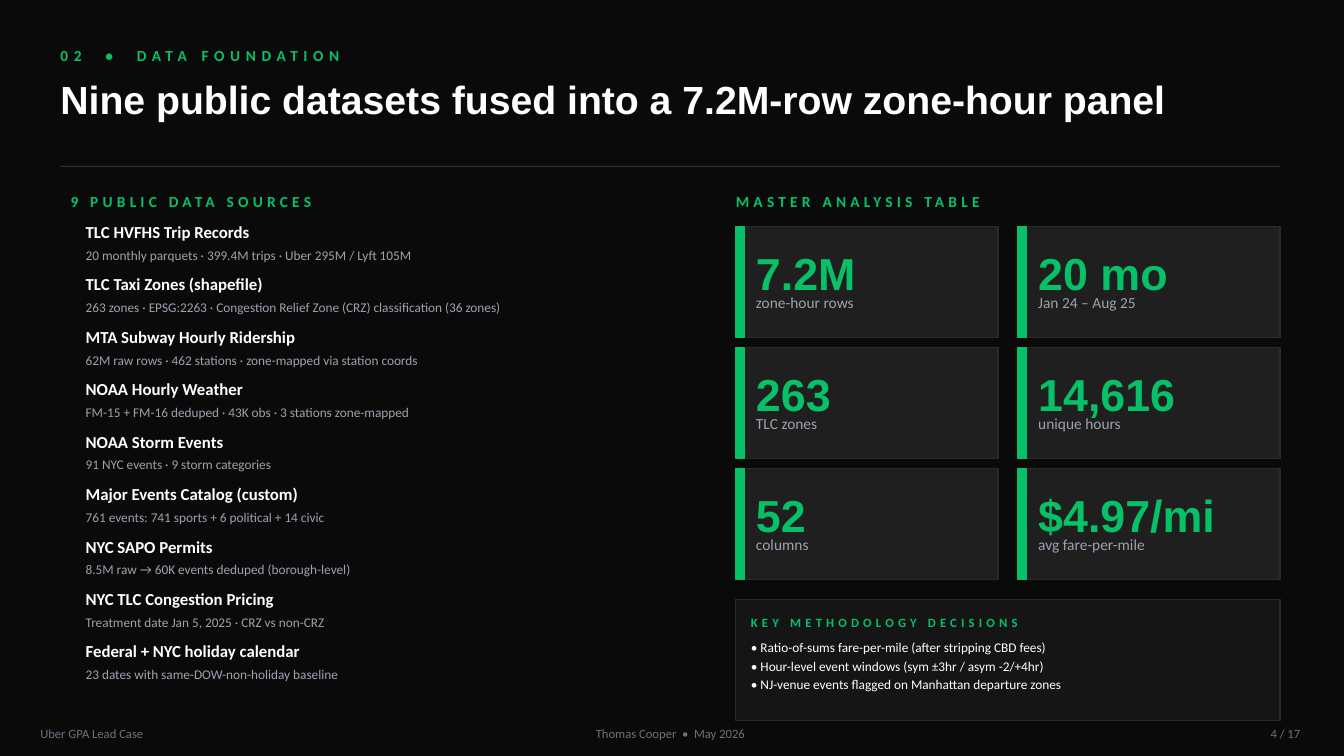
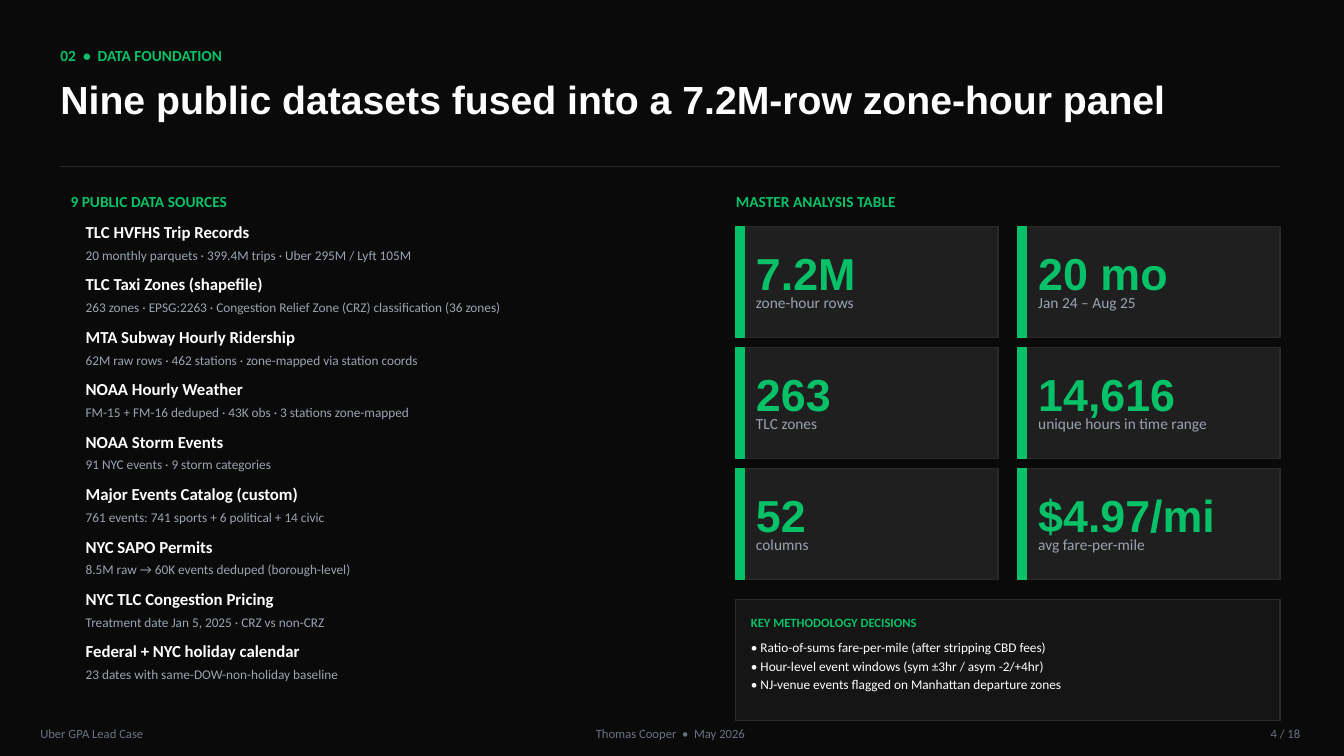
Before and after one commit to Tcooper4/UBER, a slide deck: slide 4 of deck/Cooper_Uber_GPA_Case_Deck.pptx. Drawn at 1344x756 pixels with LibreOffice and Linux fonts; fonts in the diff are those of the drawing. Boxes give left, top, right and bottom in pixels: in the first picture for what was removed or moved away, otherwise in the second. Text is boxed around its words. In the diff, an @@ line names an element or a change of style, - is before the commit and + after.

```diff
--- a/deck/Cooper_Uber_GPA_Case_Deck.pptx
+++ b/deck/Cooper_Uber_GPA_Case_Deck.pptx
@@ text "02 • DATA FOUNDATION" at bbox=[60, 51, 222, 61]: letter spacing 4 to 0 pt @@
@@ text at bbox=[1038, 416, 1206, 432]: text changed @@
-unique hours
+unique hours in time range
@@ letter spacing 3 to 0 pt in 3 elements at bbox=[71, 197, 227, 207], bbox=[736, 197, 895, 207], bbox=[751, 618, 917, 627] @@
@@ text at bbox=[1271, 729, 1300, 738]: text changed @@
-4 / 17
+4 / 18
```
Also in this commit, not shown: 16 other slides changed, 1 slide added, 4 other files.
